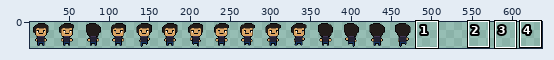
A sprite sheet gets an edit: sprites/Player/playersheet.png. Above, an overview of the earlier version with the close-up marked.
Close-up. Before:
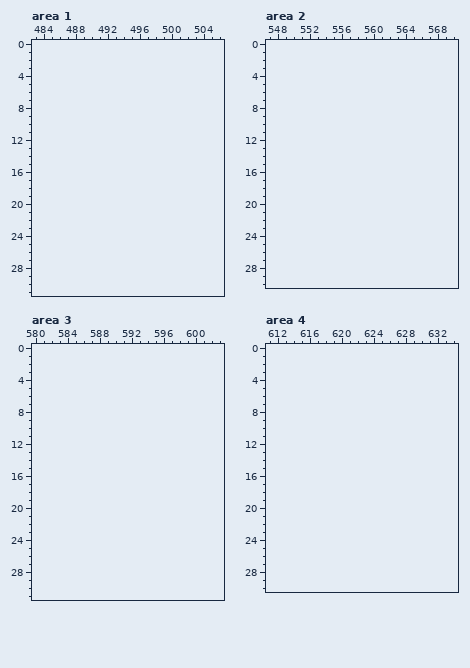
The file is 480x32 pixels. Shown: area 1: x 483..506, y 0..31; area 2: x 547..570, y 0..30; area 3: x 580..603, y 0..31; area 4: x 611..634, y 0..30. The old version is drawn lined up with the new one, on the new canvas. The wide view leaves out empty margins. The commit also changed other parts of the picture, which this record leaves out.
The same view after the edit:
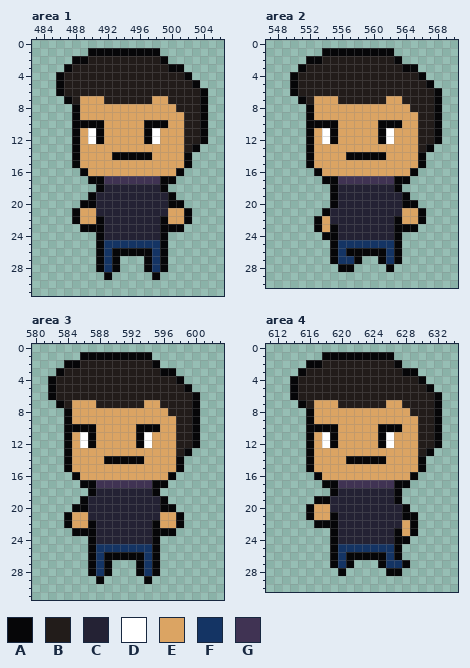
Palette (. is transparent): A #060608  B #221c1a  C #242234  D #ffffff  E #dba463  F #143464  G #403353
Change:
canvas 480x32 -> 640x32
Area 1:
y 1: x 490..498 ......... -> AAAAAAAAA
y 2: x 488..499 ............ -> AABBBBBBBBBA
y 3: x 487..501 ............... -> ABBBBBBBBBBBBAA
y 4: x 486..502 ................. -> ABBBBBBBBBBBBBBBA
y 5: x 486..503 .................. -> ABBBBBBBBBBBBBBBBA
y 6: x 486..504 ................... -> ABBBBBBBBBBBBBBBBBA
y 7: x 487..504 .................. -> ABEEEBBBBBBEEBBBBA
y 8: x 488..504 ................. -> AEEEEEEEEEEEEBBBA
y 9: x 488..504 ................. -> AEEEEEEEEEEEEEBBA
y 10: x 488..504 ................. -> AAAAEEEEEAAAEEBBA
y 11..12: x 488..504 ................. -> AEDAEEEEEADEEEBBA
y 13: x 488..503 ................ -> AEEEEEEEEEEEEEBA
y 14: x 488..502 ............... -> AEEEEAAAAAEEEEA
y 15: x 488..502 ............... -> AEEEEEEEEEEEEEA
y 16: x 489..501 ............. -> AEEEEEEEEEEEA
y 17: x 490..500 ........... -> AAGGGGGGGAA
y 18: x 491..499 ......... -> ACCCCCCCA
y 19: x 490..500 ........... -> ACCCCCCCCCA
y 20: x 489..501 ............. -> AACCCCCCCCCAA
y 21: x 488..502 ............... -> AEECCCCCCCCCEEA
y 22: x 488..502 ............... -> AEEACCCCCCCAEEA
y 23: x 489..501 ............. -> AAACCCCCCCAAA
y 24: x 491..499 ......... -> ACCCCCCCA
y 25: x 491..499 ......... -> AFFFFFFFA
y 26: x 491..499 ......... -> AFAAAAAFA
y 27..28: x 491..493 ... -> AFA; x 497..499 ... -> AFA
y 29: x 492 . -> A; x 498 . -> A
Area 2:
y 1: x 554..562 ......... -> AAAAAAAAA
y 2: x 552..563 ............ -> AABBBBBBBBBA
y 3: x 551..565 ............... -> ABBBBBBBBBBBBAA
y 4: x 550..566 ................. -> ABBBBBBBBBBBBBBBA
y 5: x 550..567 .................. -> ABBBBBBBBBBBBBBBBA
y 6: x 550..568 ................... -> ABBBBBBBBBBBBBBBBBA
y 7: x 551..568 .................. -> ABEEEBBBBBBEEBBBBA
y 8: x 552..568 ................. -> AEEEEEEEEEEEEBBBA
y 9: x 552..568 ................. -> AEEEEEEEEEEEEEBBA
y 10: x 552..568 ................. -> AAAAEEEEEAAAEEBBA
y 11..12: x 552..568 ................. -> AEDAEEEEEADEEEBBA
y 13: x 552..567 ................ -> AEEEEEEEEEEEEEBA
y 14: x 552..566 ............... -> AEEEEAAAAAEEEEA
y 15: x 552..566 ............... -> AEEEEEEEEEEEEEA
y 16: x 553..565 ............. -> AEEEEEEEEEEEA
y 17: x 554..564 ........... -> AAGGGGGGGAA
y 18: x 555..563 ......... -> ACCCCCCCA
y 19: x 555..564 .......... -> ACCCCCCCCA
y 20: x 555..565 ........... -> ACCCCCCCCAA
y 21: x 554..566 ............. -> ACCCCCCCCCEEA
y 22: x 553..566 .............. -> AECCCCCCCCAEEA
y 23: x 553..565 ............. -> AEACCCCCCCAAA
y 24: x 554..563 .......... -> AACCCCCCCA
y 25: x 555..563 ......... -> AFFFFFFFA
y 26: x 555..563 ......... -> AFAAAAAFA
y 27: x 555..558 .... -> AFFA; x 561..563 ... -> AFA
y 28: x 556..557 .. -> AA; x 562 . -> A
Area 3:
y 1: x 586..594 ......... -> AAAAAAAAA
y 2: x 584..595 ............ -> AABBBBBBBBBA
y 3: x 583..597 ............... -> ABBBBBBBBBBBBAA
y 4: x 582..598 ................. -> ABBBBBBBBBBBBBBBA
y 5: x 582..599 .................. -> ABBBBBBBBBBBBBBBBA
y 6: x 582..600 ................... -> ABBBBBBBBBBBBBBBBBA
y 7: x 583..600 .................. -> ABEEEBBBBBBEEBBBBA
y 8: x 584..600 ................. -> AEEEEEEEEEEEEBBBA
y 9: x 584..600 ................. -> AEEEEEEEEEEEEEBBA
y 10: x 584..600 ................. -> AAAAEEEEEAAAEEBBA
y 11..12: x 584..600 ................. -> AEDAEEEEEADEEEBBA
y 13: x 584..599 ................ -> AEEEEEEEEEEEEEBA
y 14: x 584..598 ............... -> AEEEEAAAAAEEEEA
y 15: x 584..598 ............... -> AEEEEEEEEEEEEEA
y 16: x 585..597 ............. -> AEEEEEEEEEEEA
y 17: x 586..596 ........... -> AAGGGGGGGAA
y 18: x 587..595 ......... -> ACCCCCCCA
y 19: x 586..596 ........... -> ACCCCCCCCCA
y 20: x 585..597 ............. -> AACCCCCCCCCAA
y 21: x 584..598 ............... -> AEECCCCCCCCCEEA
y 22: x 584..598 ............... -> AEEACCCCCCCAEEA
y 23: x 585..597 ............. -> AAACCCCCCCAAA
y 24: x 587..595 ......... -> ACCCCCCCA
y 25: x 587..595 ......... -> AFFFFFFFA
y 26: x 587..595 ......... -> AFAAAAAFA
y 27..28: x 587..589 ... -> AFA; x 593..595 ... -> AFA
y 29: x 588 . -> A; x 594 . -> A
Area 4:
y 1: x 618..626 ......... -> AAAAAAAAA
y 2: x 616..627 ............ -> AABBBBBBBBBA
y 3: x 615..629 ............... -> ABBBBBBBBBBBBAA
y 4: x 614..630 ................. -> ABBBBBBBBBBBBBBBA
y 5: x 614..631 .................. -> ABBBBBBBBBBBBBBBBA
y 6: x 614..632 ................... -> ABBBBBBBBBBBBBBBBBA
y 7: x 615..632 .................. -> ABEEEBBBBBBEEBBBBA
y 8: x 616..632 ................. -> AEEEEEEEEEEEEBBBA
y 9: x 616..632 ................. -> AEEEEEEEEEEEEEBBA
y 10: x 616..632 ................. -> AAAAEEEEEAAAEEBBA
y 11..12: x 616..632 ................. -> AEDAEEEEEADEEEBBA
y 13: x 616..631 ................ -> AEEEEEEEEEEEEEBA
y 14: x 616..630 ............... -> AEEEEAAAAAEEEEA
y 15: x 616..630 ............... -> AEEEEEEEEEEEEEA
y 16: x 617..629 ............. -> AEEEEEEEEEEEA
y 17: x 618..628 ........... -> AAGGGGGGGAA
y 18: x 619..627 ......... -> ACCCCCCCA
y 19: x 617..627 ........... -> AACCCCCCCCA
y 20: x 616..628 ............. -> AEECCCCCCCCCA
y 21: x 616..629 .............. -> AEEACCCCCCCCAA
y 22: x 617..629 ............. -> AAACCCCCCCCEA
y 23: x 619..629 ........... -> ACCCCCCCAEA
y 24: x 619..628 .......... -> ACCCCCCCAA
y 25: x 619..627 ......... -> AFFFFFFFA
y 26: x 619..627 ......... -> AFAAAAAFA
y 27: x 619..621 ... -> AFA; x 625..628 .... -> AFFA
y 28: x 620 . -> A; x 626..627 .. -> AA
Boxes around the changes in both close-ups, in picture pixels (x1, y1, x2, y2):
added: (56, 48, 208, 280)
added: (290, 48, 442, 272)
added: (48, 352, 200, 584)
added: (290, 352, 442, 576)
